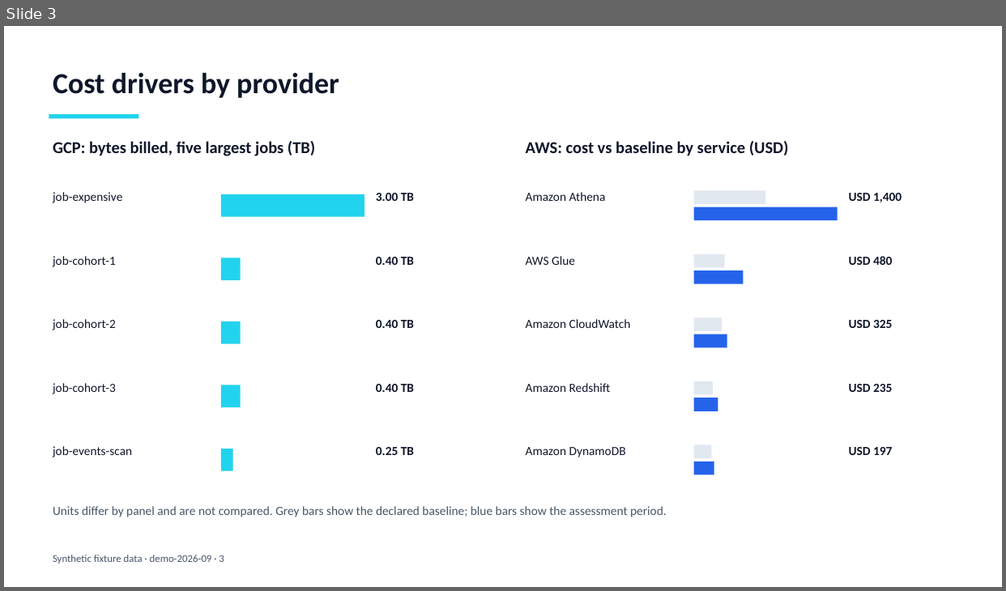
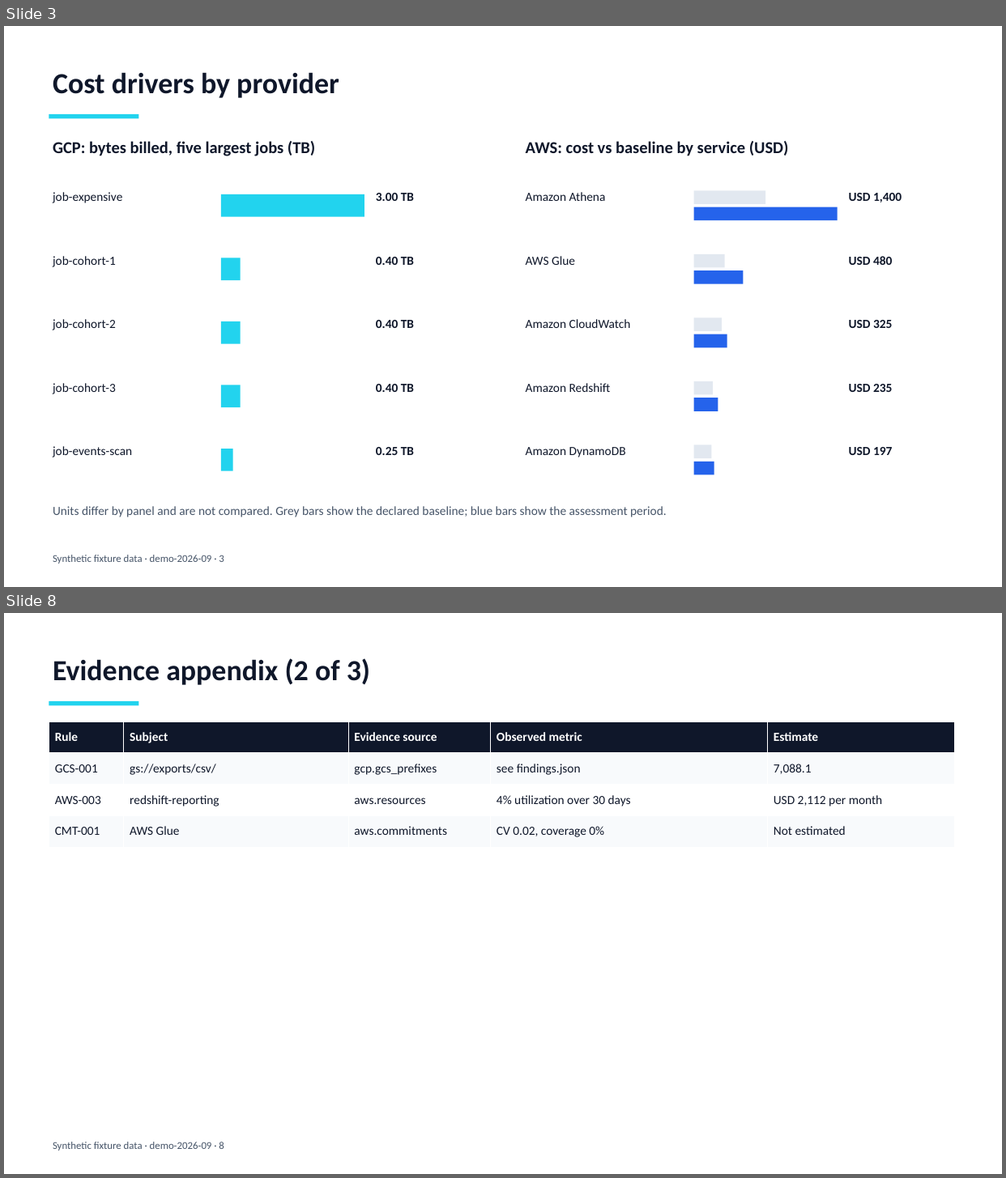
Before and after one commit to LucasRangelSSouza/cloud-data-finops-sdd-toolkit, a slide deck: docs/evidence/release-fixture/synthetic-finops-assessment.pptx. Shown one above the other, each under a label of ours: slide 3 before the commit, slides 3 and 8 after it; the slides between them are not shown. The pictures are 1006x591 and 1006x1178 pixels, drawn with LibreOffice and Linux fonts; fonts in the diff are those of the drawing. Boxes give left, top, right and bottom in pixels: in the first picture for what was removed or moved away, otherwise in the second. Text is boxed around its words. In the diff, an @@ line names an element or a change of style, - is before the commit and + after.

Commit message:
Three rules for the costs that dominate data lakes: BQ-006, BQ-007 and GCS-001
BQ-006 flags a small table used as a high-frequency state store, where slot time is
lock waiting and not scanning. BQ-007 flags a large table recreated in full on every
run. GCS-001 flags a prefix that gains objects every day with no lifecycle rule.

The adapters read the two new BigQuery datasets from JOBS_BY_PROJECT joined to
TABLE_STORAGE, and Cloud Storage prefixes from an approved Storage Insights dataset
(read-only, dataset-scoped, checked by preflight and the query guard). The guard now
ignores write keywords inside string literals. Synthetic scenarios, golden files,
release evidence and docs are regenerated: 14 findings from 12 rules, 135 tests.
Adds scripts/pruning_dry_run.py, which measures partition pruning by dry run.

```diff
--- a/docs/evidence/release-fixture/synthetic-finops-assessment.pptx
+++ b/docs/evidence/release-fixture/synthetic-finops-assessment.pptx
@@ slide 8 added at <box>4,613,1002,1174</box>, background #FFFFFF @@
@@ title added at <box>53,658,370,685</box>, 28 pt, text #0F172A, bold @@
+Evidence appendix (2 of 3)
@@ rectangle added at <box>49,701,138,706</box>, fill #22D3EE @@
@@ table added at <box>49,722,955,847</box>, 4 rows, 5 columns @@
+Rule | Subject | Evidence source | Observed metric | Estimate
+GCS-001 | gs://exports/csv/ | gcp.gcs_prefixes | see findings.json | 7,088.1
+AWS-003 | redshift-reporting | aws.resources | 4% utilization over 30 days | USD 2,112 per month
+CMT-001 | AWS Glue | aws.commitments | CV 0.02, coverage 0% | Not estimated
@@ text added at <box>53,1142,224,1151</box>, 10 pt, text #475569 @@
+Synthetic fixture data · demo-2026-09 · 8
```
Also in this commit, not shown: 5 slides changed, 1 other slide added, 31 other files.
